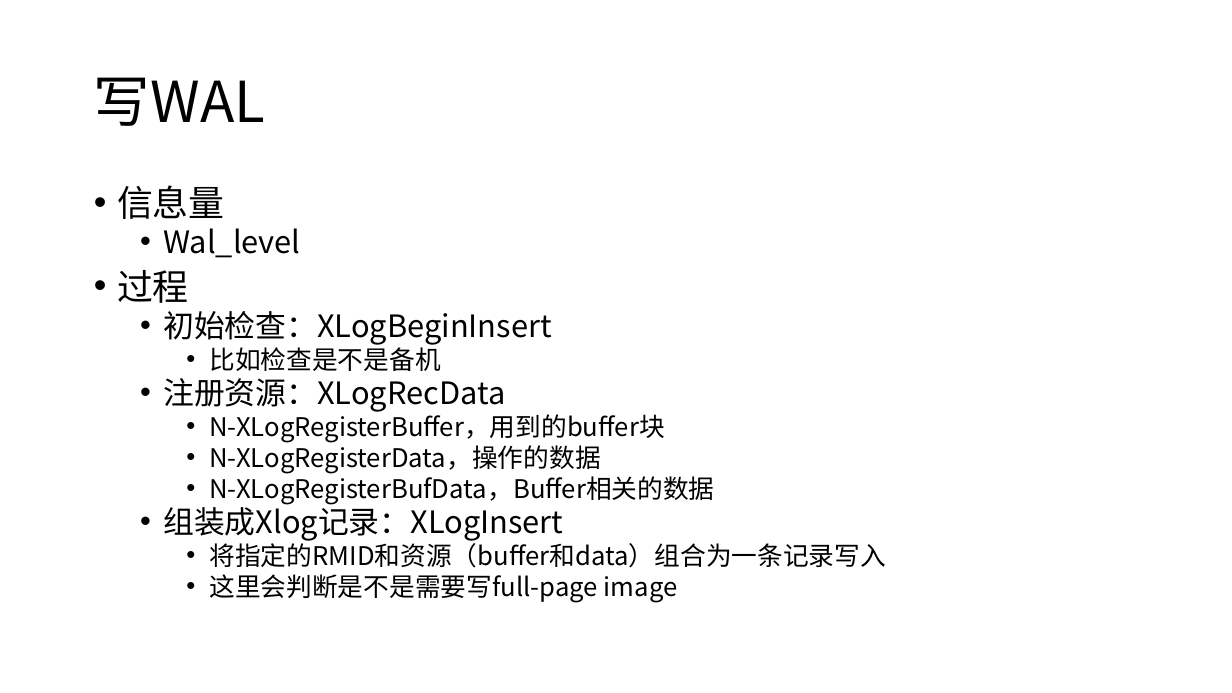
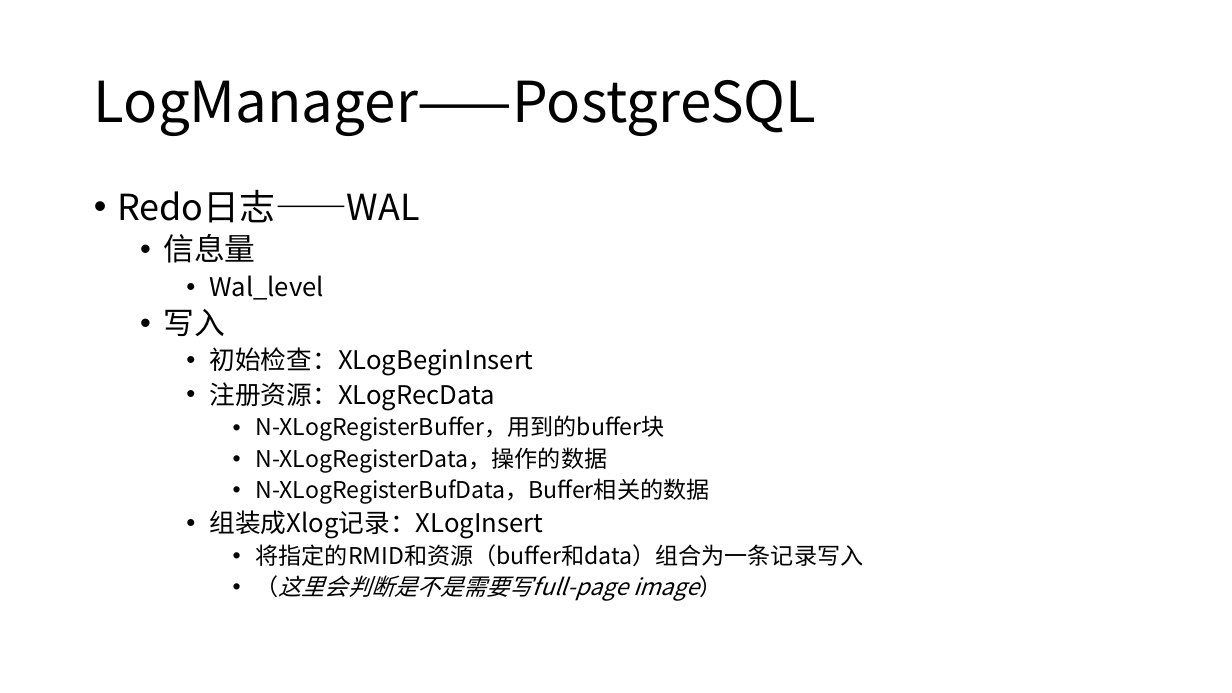
Before and after one commit to yummyliu/papers, a slide deck: slide 26 of 工作分享.pptx (slide 27 before the commit). Drawn at 1232x693 pixels with LibreOffice and Linux fonts; fonts in the diff are those of the drawing. Boxes give left, top, right and bottom in pixels: in the first picture for what was removed or moved away, otherwise in the second. Text is boxed around its words. In the diff, an @@ line names an element or a change of style, - is before the commit and + after.

```diff
--- a/工作分享.pptx
+++ b/工作分享.pptx
@@ title at (94, 80, 816, 136): text changed @@
-写WAL
+LogManager——PostgreSQL
@@ text at (117, 189, 420, 223): paragraph added @@
+• Redo日志——WAL
@@ text at (163, 234, 864, 566): size 28 to 24 pt in "信息量"; size 24 to 20 pt in "Wal_level", "初始检查：XLogBeginInsert", "注册资源：XLogRecData", "组装成Xlog记录：XLogInsert"; size 20 to 18 pt in "N-XLogRegisterBuffer，用到的buffer块", "N-XLogRegisterData，操作的数据", "N-XLogRegisterBufData，Buffer相关的数据", "将指定的RMID和资源（buffer和data）组合为一条记录写入"; list level 1 to 2 in "信息量"; line spacing 0.8 to 0.9; list level 2 to 3 in "Wal_level"; list level 2 to 3 in "初始检查：XLogBeginInsert"; list level 2 to 3 in "注册资源：XLogRecData"; list level 3 to 4 in "N-XLogRegisterBuffer，用到的buffer块"; list level 3 to 4 in "N-XLogRegisterData，操作的数据"; list level 3 to 4 in "N-XLogRegisterBufData，Buffer相关的数据"; list level 2 to 3 in "组装成Xlog记录：XLogInsert"; list level 3 to 4 in "将指定的RMID和资源（buffer和data）组合为一条记录写入" @@
@@ text at (163, 309, 225, 336): text changed; size 28 to 24 pt @@
-• 过程
+  • 写入
@@ text at (209, 342, 440, 371): paragraph removed @@
-    • 比如检查是不是备机
@@ text at (279, 575, 699, 601): text changed; size 20 to 18 pt; italic on @@
-    • 这里会判断是不是需要写full-page image
+      • （这里会判断是不是需要写full-page image）
```
Also in this commit, not shown: 19 other slides changed, 7 slides added, 8 slides removed.
